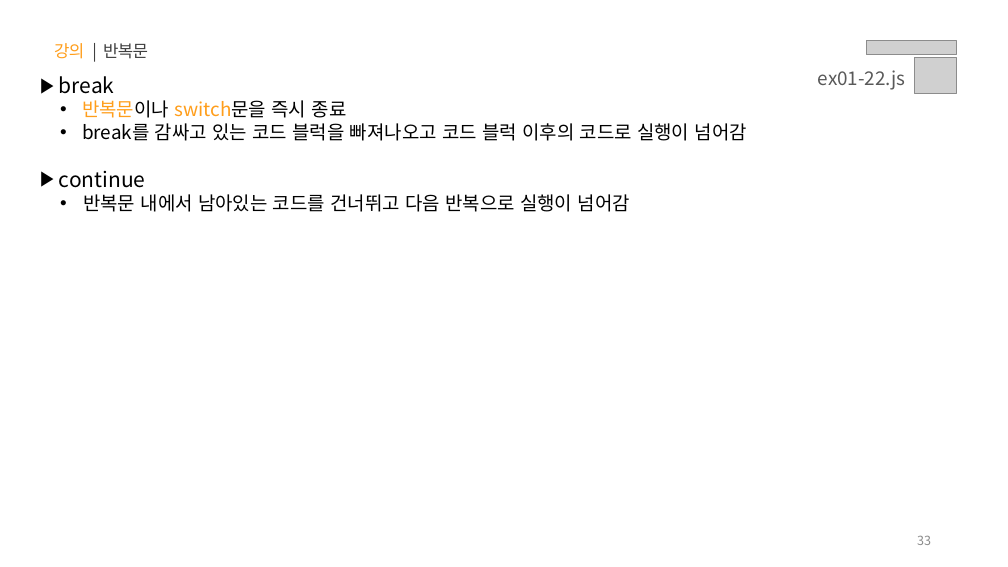
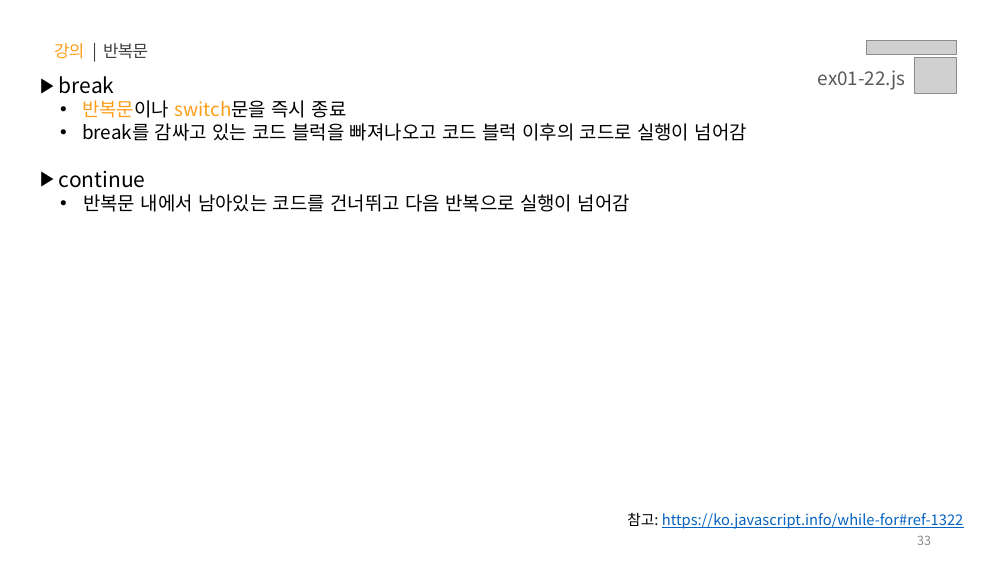
Before and after one commit to yebin-jeong/learn-js, a slide deck: slide 33 of PPT/01.자바스크립트 - 기초 문법.pptx. Drawn at 1008x567 pixels with LibreOffice and Linux fonts; fonts in the diff are those of the drawing; grey boxes stand for pictures. Boxes give left, top, right and bottom in pixels: in the first picture for what was removed or moved away, otherwise in the second. Text is boxed around its words. In the diff, an @@ line names an element or a change of style, - is before the commit and + after.

Commit message:
📝 참고 URL 추가

```diff
--- a/PPT/01.자바스크립트 - 기초 문법.pptx
+++ b/PPT/01.자바스크립트 - 기초 문법.pptx
@@ text added at (x1=627, y1=513, x2=963, y2=529), 14 pt, text #0563C1, underline @@
+참고: https://ko.javascript.info/while-for#ref-1322
```
Also in this commit, not shown: 45 other slides changed.
